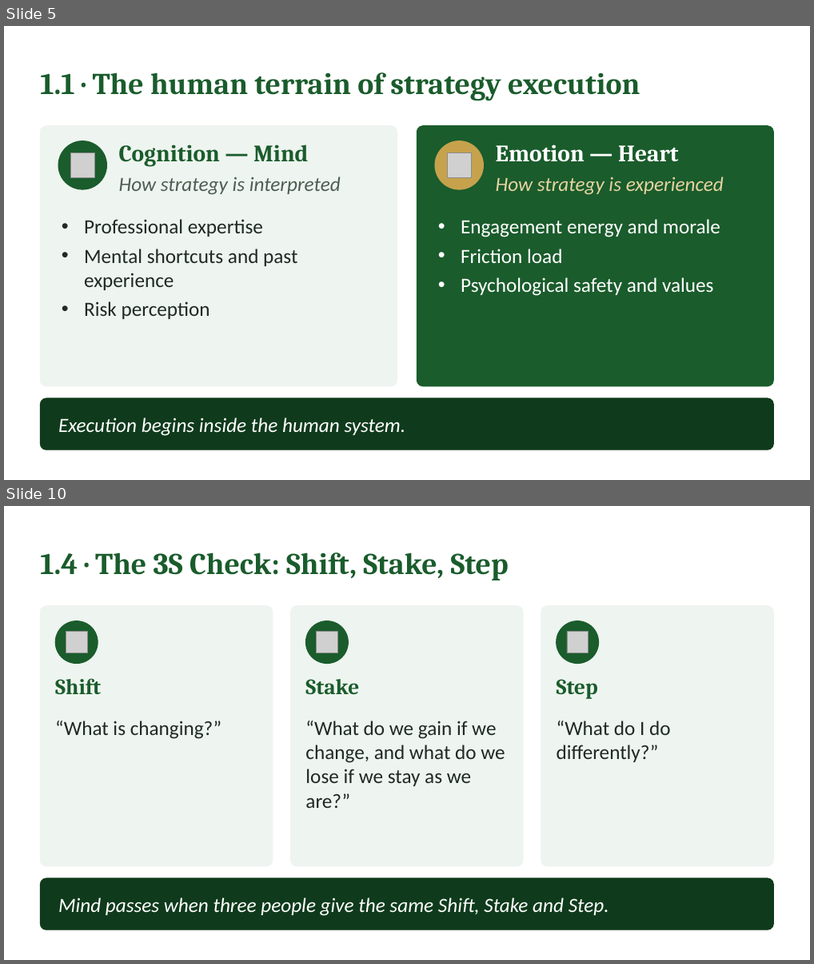
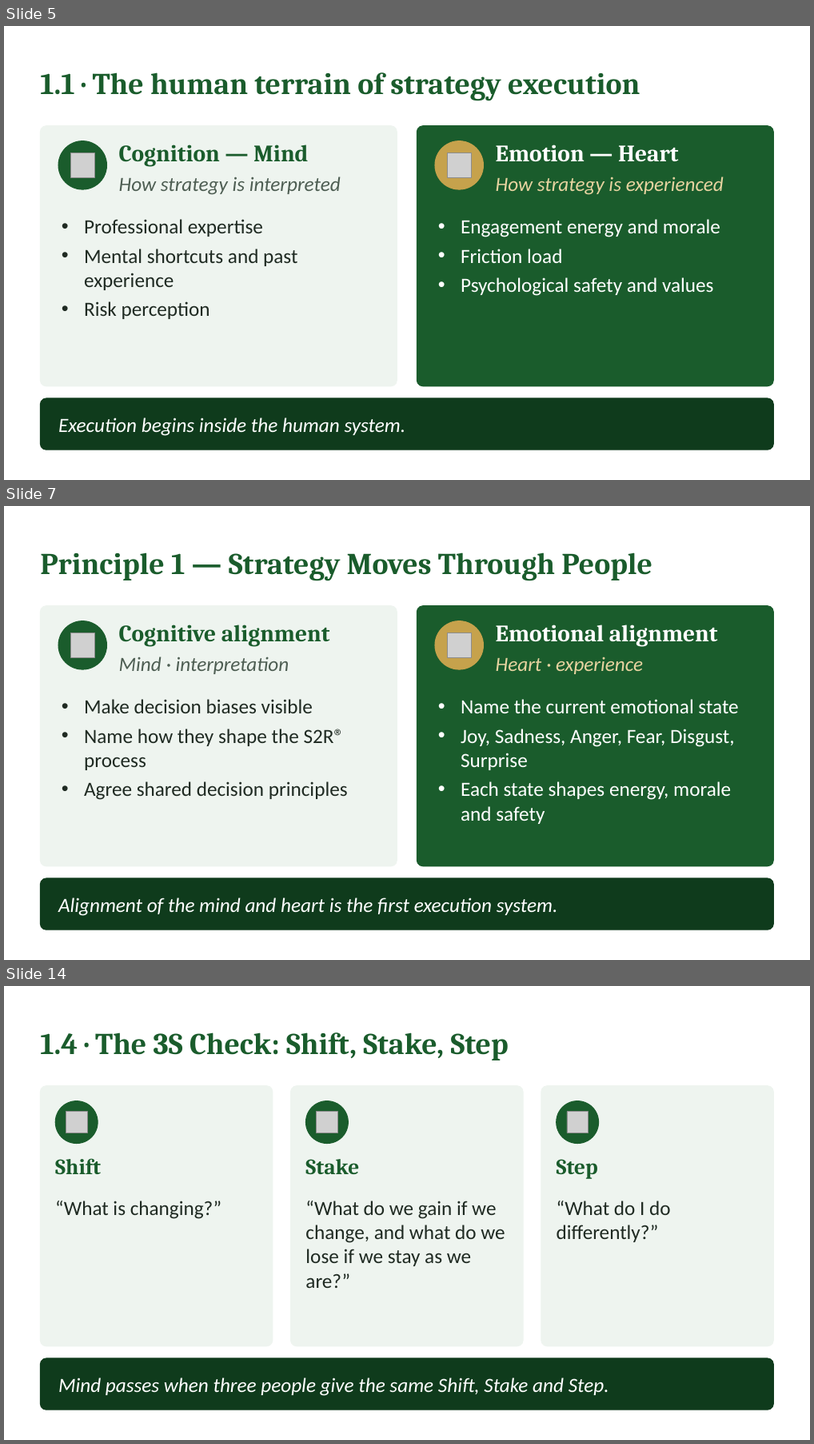
Before and after one commit to IBSL26/ibsl-platform, a slide deck: Unit decks/Unit 05 - Aligning Heart & Mind.pptx. Shown one above the other, each under a label of ours: slides 5 and 10 before the commit, slides 5, 7 and 14 after it; the slides between them are not shown. The pictures are 814x964 and 814x1444 pixels, drawn with LibreOffice and Linux fonts; fonts in the diff are those of the drawing; grey boxes stand for pictures. Boxes give left, top, right and bottom in pixels: in the first picture for what was removed or moved away, otherwise in the second. Text is boxed around its words. In the diff, an @@ line names an element or a change of style, - is before the commit and + after.

```diff
--- a/Unit decks/Unit 05 - Aligning Heart & Mind.pptx
+++ b/Unit decks/Unit 05 - Aligning Heart & Mind.pptx
@@ slide 7 added at [4, 506, 810, 960], background #FFFFFF @@
@@ text added at [40, 552, 653, 580], 36 pt, text #1A5C2C, bold @@
+Principle 1 — Strategy Moves Through People
@@ rounded rectangle added at [40, 606, 398, 866], fill #EEF4EF, outline #EEF4EF 1 pt @@
@@ ellipse added at [58, 621, 107, 669], fill #1A5C2C, outline #1A5C2C 1 pt @@
@@ text added at [119, 624, 330, 646], 28 pt, text #1A5C2C, bold @@
+Cognitive alignment
@@ rounded rectangle added at [417, 606, 774, 866], fill #1A5C2C, outline #1A5C2C 1 pt @@
@@ ellipse added at [435, 621, 484, 669], fill #C6A24C, outline #C6A24C 1 pt @@
@@ text added at [496, 624, 718, 646], 28 pt, text #FFFFFF, bold @@
+Emotional alignment
@@ picture added at [70, 633, 94, 657] @@
@@ picture added at [447, 633, 472, 657] @@
@@ text added at [119, 656, 290, 674], 24 pt, text #4E5E53, italic @@
+Mind · interpretation
@@ text added at [496, 657, 643, 674], 24 pt, text #E6D3A0, italic @@
+Heart · experience
@@ text added at [84, 699, 348, 800], 24 pt, text #1F2A22 @@
+• Make decision biases visible
+• Name how they shape the S2R® process
+• Agree shared decision principles
@@ text added at [461, 699, 738, 824], 24 pt, text #FFFFFF @@
+• Name the current emotional state
+• Joy, Sadness, Anger, Fear, Disgust, Surprise
+• Each state shapes energy, morale and safety
@@ rounded rectangle added at [40, 878, 774, 929], fill #0F3B1C, outline #0F3B1C 1 pt @@
@@ text added at [58, 897, 558, 916], 24 pt, text #FFFFFF, italic @@
+Alignment of the mind and heart is the first execution system.
@@ what was slide 10 is now slide 14 @@
```
Also in this commit, not shown: 5 slides changed, 3 other slides added, 3 other files.
